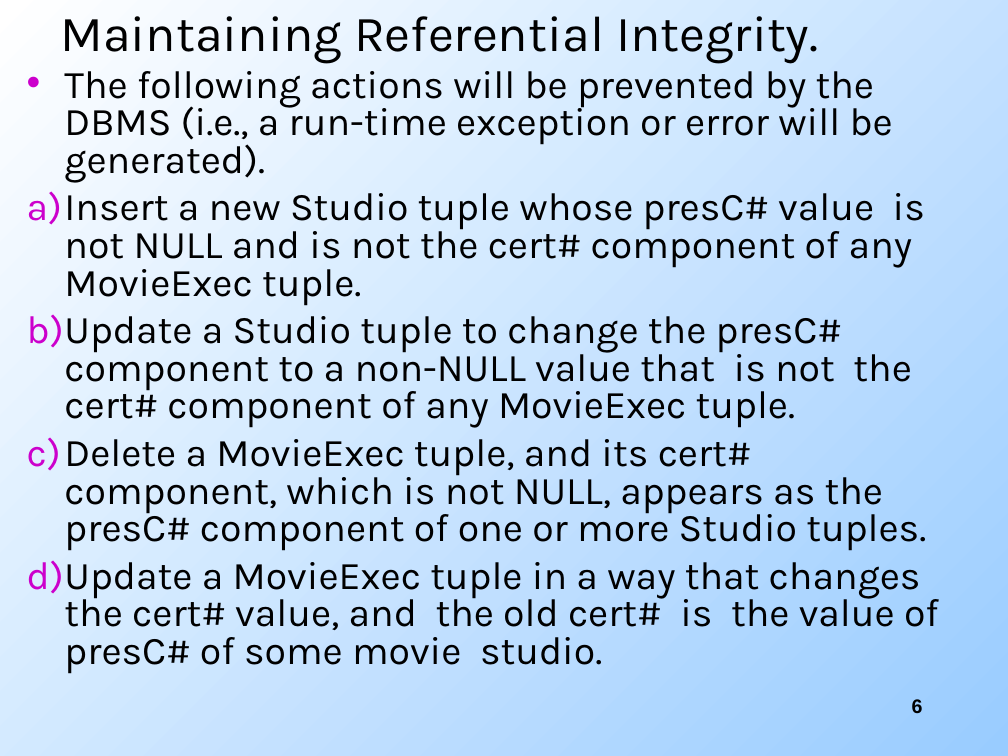
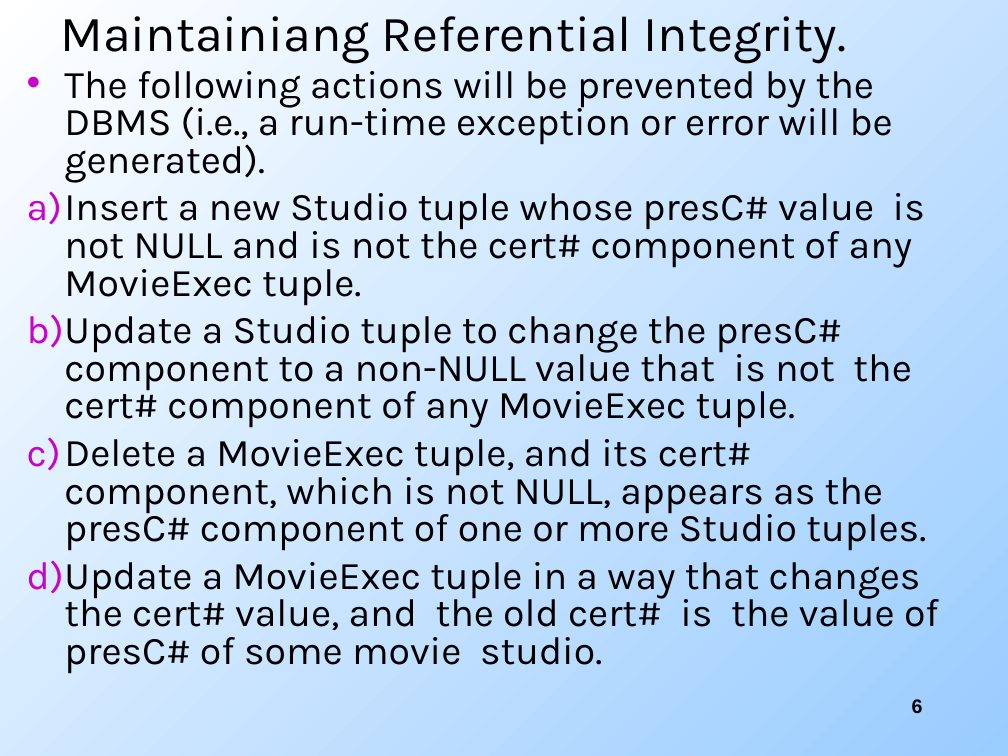
Before and after one commit to cogi2996/DATABASE-MANAGEMENT-SYSTEM, a slide deck: slide 6 of chương 2/Ch02_Constraints_Triggers_View (4).ppt. Drawn at 1008x756 pixels with LibreOffice and Linux fonts; fonts in the diff are those of the drawing. Boxes give left, top, right and bottom in pixels: in the first picture for what was removed or moved away, otherwise in the second. Text is boxed around its words. In the diff, an @@ line names an element or a change of style, - is before the commit and + after.

```diff
--- a/chương 2/Ch02_Constraints_Triggers_View (4).ppt
+++ b/chương 2/Ch02_Constraints_Triggers_View (4).ppt
@@ title at [60, 16, 846, 63]: text changed @@
-Maintaining Referential Integrity.
+Maintainiang Referential Integrity.
```
Also in this commit, not shown: 3 other slides changed, 2 slides added, 2 slides removed, 9 other files.
